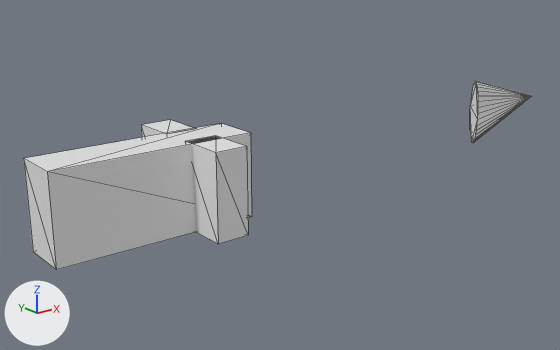
Two versions of the glTF model createdAssets/stabWound.glb, one commit apart.
The view is the same before and after, from a camera (50 mm lens) standing at (-2.4, -2.41, 2.62) and looking at (-0.33, 0.17, 1.58). Every picture has the same lights, and +X, +Y and +Z are marked at lower left. Mesh edges are drawn as thin lines. Vertices at the same position are counted once.
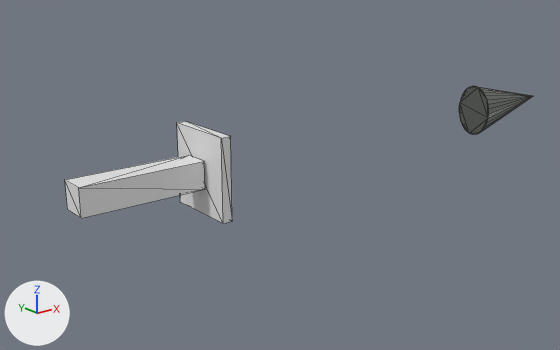
Where the change shows, as pixel boxes (x1, y1, x2, y2) in the pictures (560 x 350 px; the box of a moved part takes in the faces that stretch with it):
'Cube', reshaped, moved, turned, rescaled: before (24, 81, 532, 270); after (65, 86, 533, 223)
part 1 of me_cube_006, added: after (177, 121, 232, 223)
part 2 of me_cube_006, added: after (65, 155, 205, 218)
part 3 of me_cube_006, moved or reshaped: before (470, 81, 532, 143); after (459, 86, 533, 135)
part 4 of me_cube_006, deleted: before (24, 123, 252, 270)
part 5 of me_cube_006, deleted: before (141, 120, 195, 137)
part 6 of me_cube_006, deleted: before (186, 136, 248, 244)

Patch to the scene script:
```diff
--- a/createdAssets/stabWound.glb.py
+++ b/createdAssets/stabWound.glb.py
@@ mat_material_001 @@
+mat_material_001 = principled_material('Material.001')
+mat_material_001.base_color = (0.292, 0.319, 0.288)  # grey #939992
+mat_material_001.metallic = 10.0
+mat_material_001.roughness = 0.128
@@ me_cube_006 @@
 me_cube_006.from_pydata(...)  # 57 vertices, 98 faces; spans x -149.0..130.0, y 154.0..190.0, z -29.0..24.0
 # used by ob_cube; location = (0.0, 0.0, 0.0); rotation_euler = (1.571, 0.0, 0.0), in degrees (90, 0, 0); scale = (0.01, 0.01, 0.01)
+# me_cube_006 part 1: a new loose piece, a box spanning x -0.86..-0.82, y -0.15..0.16, z 1.57..1.9
+# me_cube_006 part 2: a new loose piece, a box spanning x -1.37..-0.87, y -0.04..0.07, z 1.68..1.79
+# me_cube_006 part 3: the loose piece of 33 vertices spanning x 79.0..130.0, y 158.0..190.0, z -3.0..3.0 is turned 90 degrees about the x axis through the mesh origin and scaled by 0.00913, in mat_material_001 (grey #939992)
+# me_cube_006 part 4: the loose piece of 8 vertices spanning x -149.0..-68.0, y 154.0..188.0, z -11.0..9.0 is deleted
+# me_cube_006 part 5: the loose piece of 8 vertices spanning x -94.0..-81.0, y 154.0..188.0, z -29.0..-9.0 is deleted
+# me_cube_006 part 6: the loose piece of 8 vertices spanning x -94.0..-81.0, y 154.0..188.0, z 4.0..24.0 is deleted
+me_cube_006.materials.append(mat_material_001)  # grey #939992
@@ ob_cube @@
 ob_cube = bpy.data.objects.new('Cube', me_cube_006)
+ob_cube.parent = ob_armature
 ob_cube.location = (0.0, 0.0, 0.0)
-ob_cube.rotation_euler = (1.571, 0.0, 0.0)  # degrees (90, 0, 0)
-ob_cube.scale = (0.01, 0.01, 0.01)
+ob_cube.rotation_euler = (-1.571, 0.0, 0.0)  # degrees (-90, 0, 0)
+ob_cube.scale = (100.0, 100.0, 100.0)
@@ ob_armature @@
+ob_armature = bpy.data.objects.new('Armature', None)
+ob_armature.location = (0.0, 0.0, 0.0)
+ob_armature.rotation_euler = (1.571, 0.0, 0.0)  # degrees (90, 0, 0)
+ob_armature.scale = (0.01, 0.01, 0.01)
```
